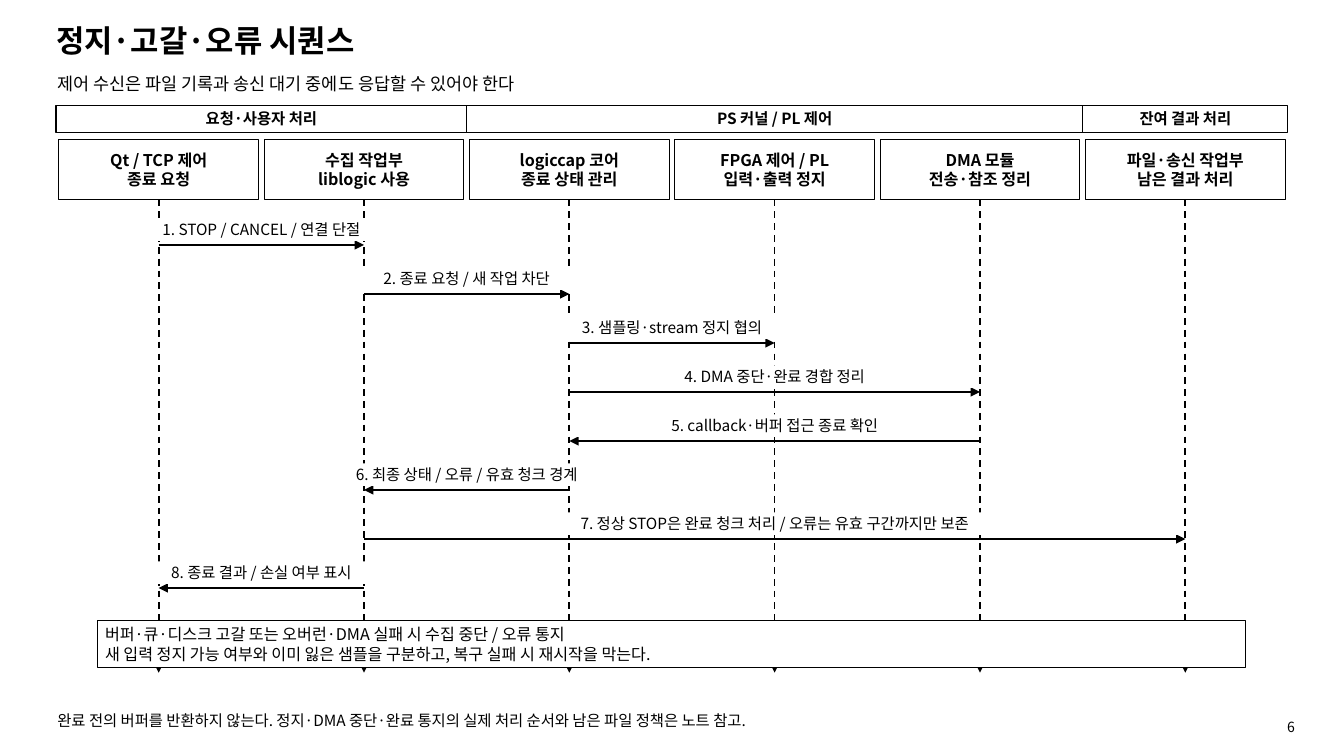
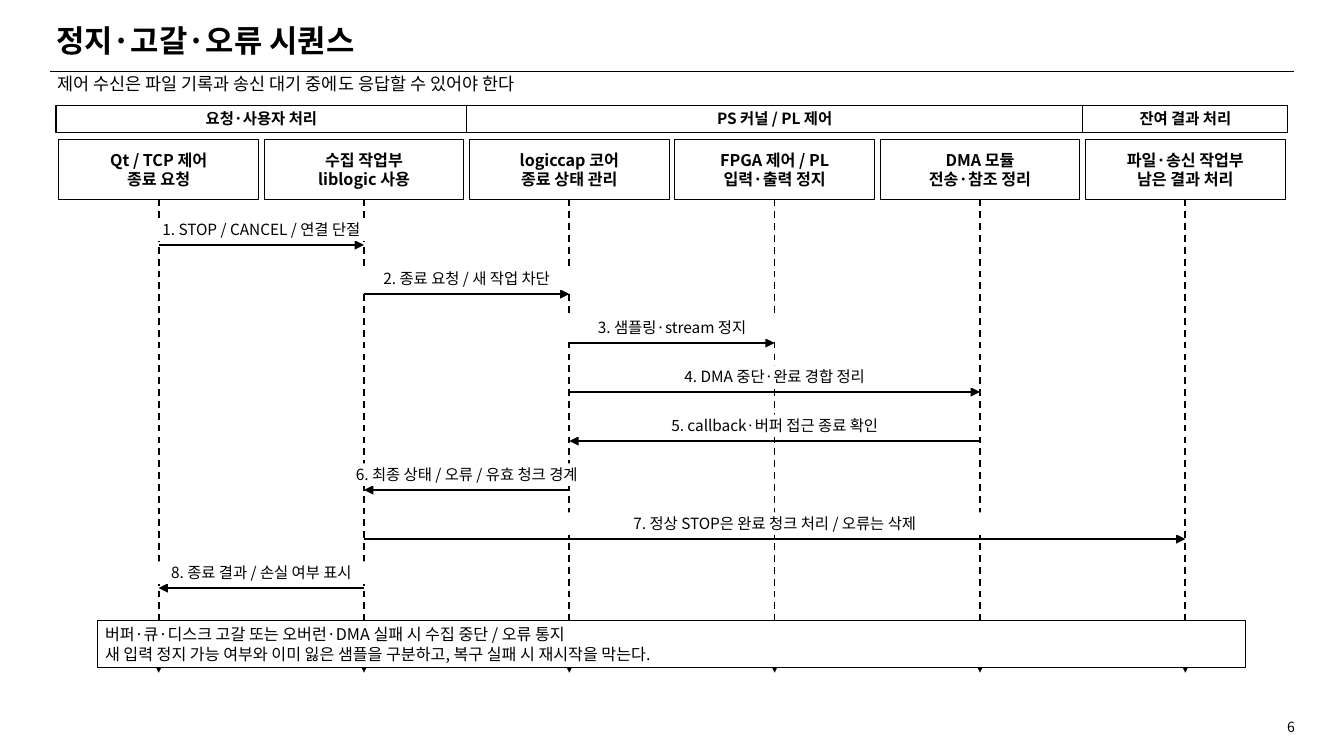
Before and after one commit to shinyuji/lucky_kernel, a slide deck: slide 8 of docs/FPGA_Linux_Qt_Sequence_Diagram.pptx (slide 6 before the commit). Drawn at 1344x756 pixels with LibreOffice and Linux fonts; fonts in the diff are those of the drawing. Boxes give left, top, right and bottom in pixels: in the first picture for what was removed or moved away, otherwise in the second. Text is boxed around its words. In the diff, an @@ line names an element or a change of style, - is before the commit and + after.

```diff
--- a/docs/FPGA_Linux_Qt_Sequence_Diagram.pptx
+++ b/docs/FPGA_Linux_Qt_Sequence_Diagram.pptx
@@ line added from (50, 71) to (1294, 71), #000000 0.9 pt @@
@@ text in rectangle at bbox=[598, 320, 746, 335]: text changed @@
-3. 샘플링·stream 정지 협의
+3. 샘플링·stream 정지
@@ text in rectangle at bbox=[633, 516, 916, 531]: text changed @@
-7. 정상 STOP은 완료 청크 처리 / 오류는 유효 구간까지만 보존
+7. 정상 STOP은 완료 청크 처리 / 오류는 삭제
@@ text removed at bbox=[57, 713, 746, 728] @@
-완료 전의 버퍼를 반환하지 않는다. 정지·DMA 중단·완료 통지의 실제 처리 순서와 남은 파일 정책은 노트 참고.
```
Also in this commit, not shown: 6 other slides changed, 2 slides added, 2 other files.
